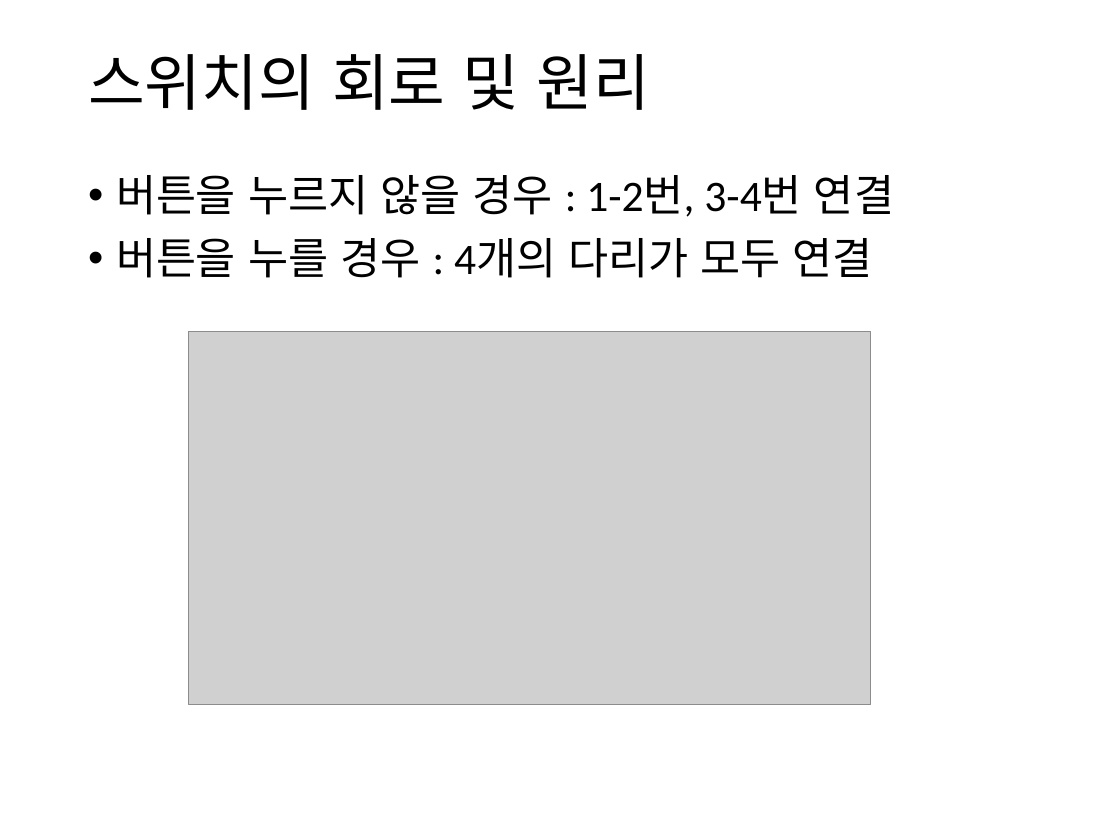
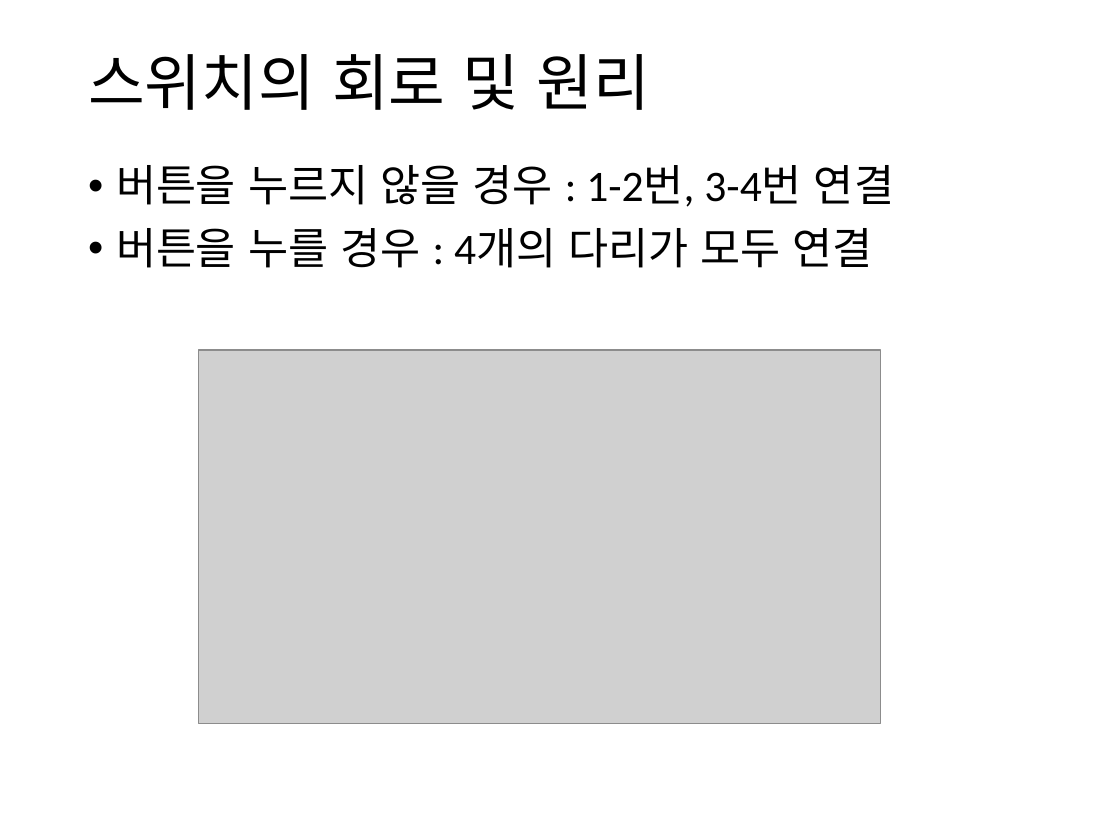
Before and after one commit to iot2019/Week04, a slide deck: slide 4 of Week04.pptx. Drawn at 1120x840 pixels with LibreOffice and Linux fonts; fonts in the diff are those of the drawing; grey boxes stand for pictures. Boxes give left, top, right and bottom in pixels: in the first picture for what was removed or moved away, otherwise in the second. Text is boxed around its words. In the diff, an @@ line names an element or a change of style, - is before the commit and + after.

```diff
--- a/Week04.pptx
+++ b/Week04.pptx
@@ text "버튼을 누르지 않을 경우 : ...": place and size @@
-text "버튼을 누르지 않을 경우 : ..." at [116,175,894,278]
+text "버튼을 누르지 않을 경우 : ..." at [116,165,894,268]
@@ picture: place and size @@
-picture at [189,332,871,704]
+picture at [198,351,880,724]
```
Also in this commit, not shown: 2 other slides changed, 1 slide added, 1 slide removed.
